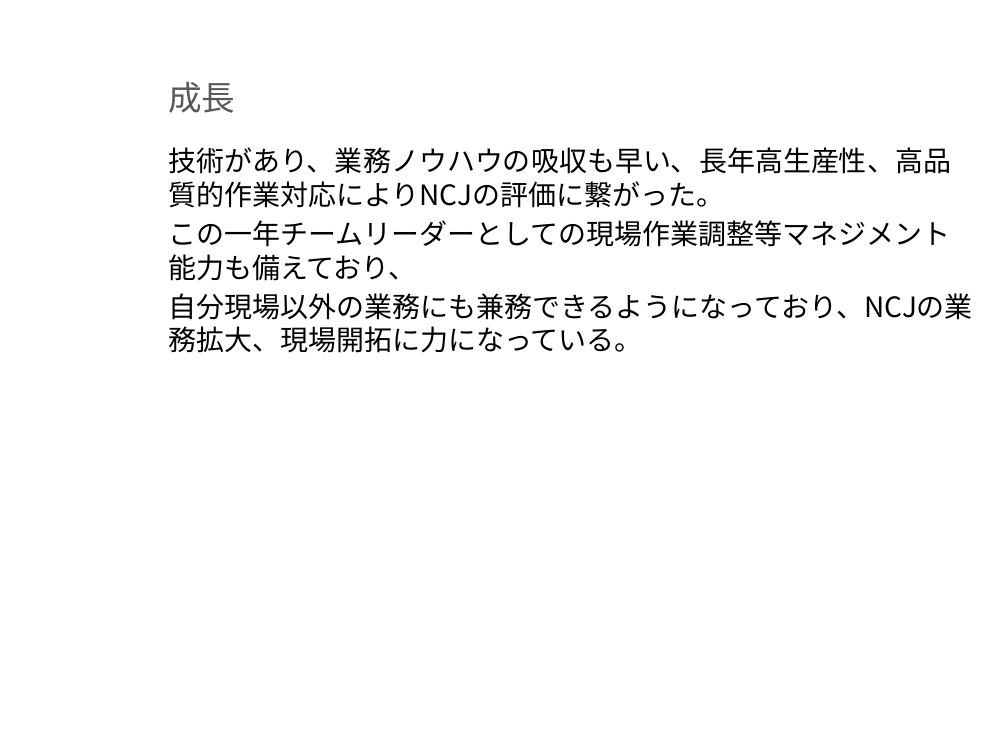
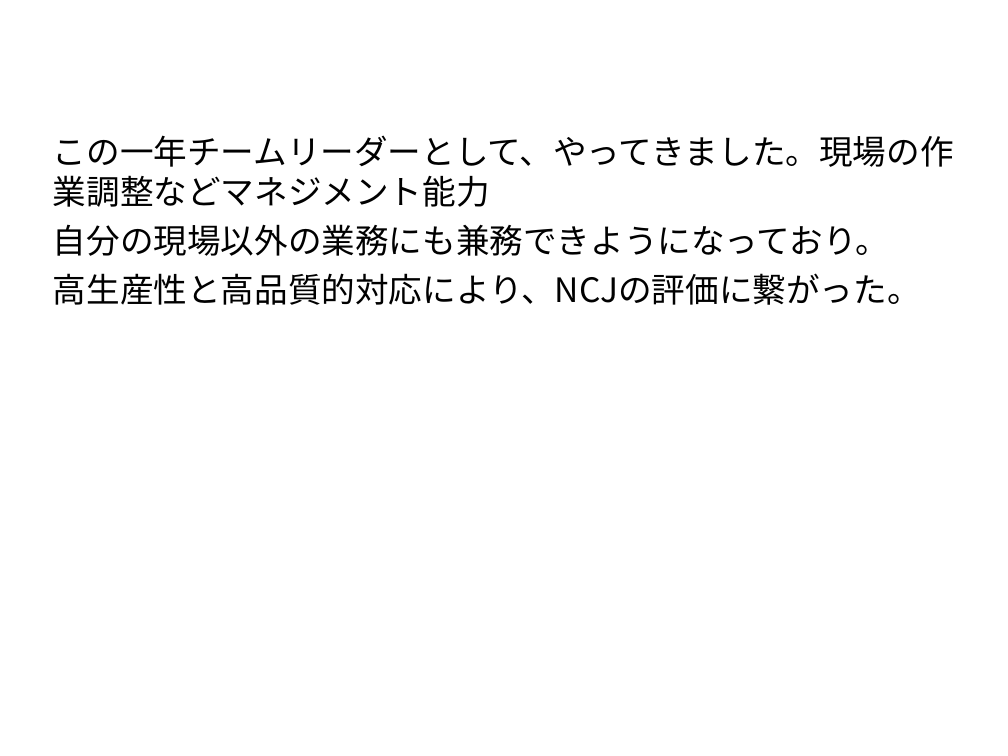
Before and after one commit to milo-bb/test, a slide deck: slide 11 of 昇格プレゼン(徐洋)_new.pptx. Drawn at 1008x756 pixels with LibreOffice and Linux fonts; fonts in the diff are those of the drawing; background and template pictures are left out. Boxes give left, top, right and bottom in pixels: in the first picture for what was removed or moved away, otherwise in the second. Text is boxed around its words. In the diff, an @@ line names an element or a change of style, - is before the commit and + after.

```diff
--- a/昇格プレゼン(徐洋)_new.pptx
+++ b/昇格プレゼン(徐洋)_new.pptx
@@ title "成長": place and size @@
-title "成長" at [168,82,235,113]
+title "成長" at [5,12,973,63]
@@ title "成長" at [5,12,973,63]: size 18 to 24 pt, text colour #595959 to #FFFFFF, bold on; vertical alignment bottom to middle @@
@@ text added at [53,135,954,305], 18 pt, text #000000 @@
+この一年チームリーダーとして、やってきました。現場の作業調整などマネジメント能力
+自分の現場以外の業務にも兼務できようになっており。
+高生産性と高品質的対応により、NCJの評価に繋がった。
@@ text removed at [168,147,973,353] @@
-技術があり、業務ノウハウの吸収も早い、長年高生産性、高品質的作業対応によりNCJの評価に繋がった。
-この一年チームリーダーとしての現場作業調整等マネジメント能力も備えており、
-自分現場以外の業務にも兼務できるようになっており、NCJの業務拡大、現場開拓に力になっている。
```
Also in this commit, not shown: 6 other slides changed, 2 slides added, 2 slides removed.
